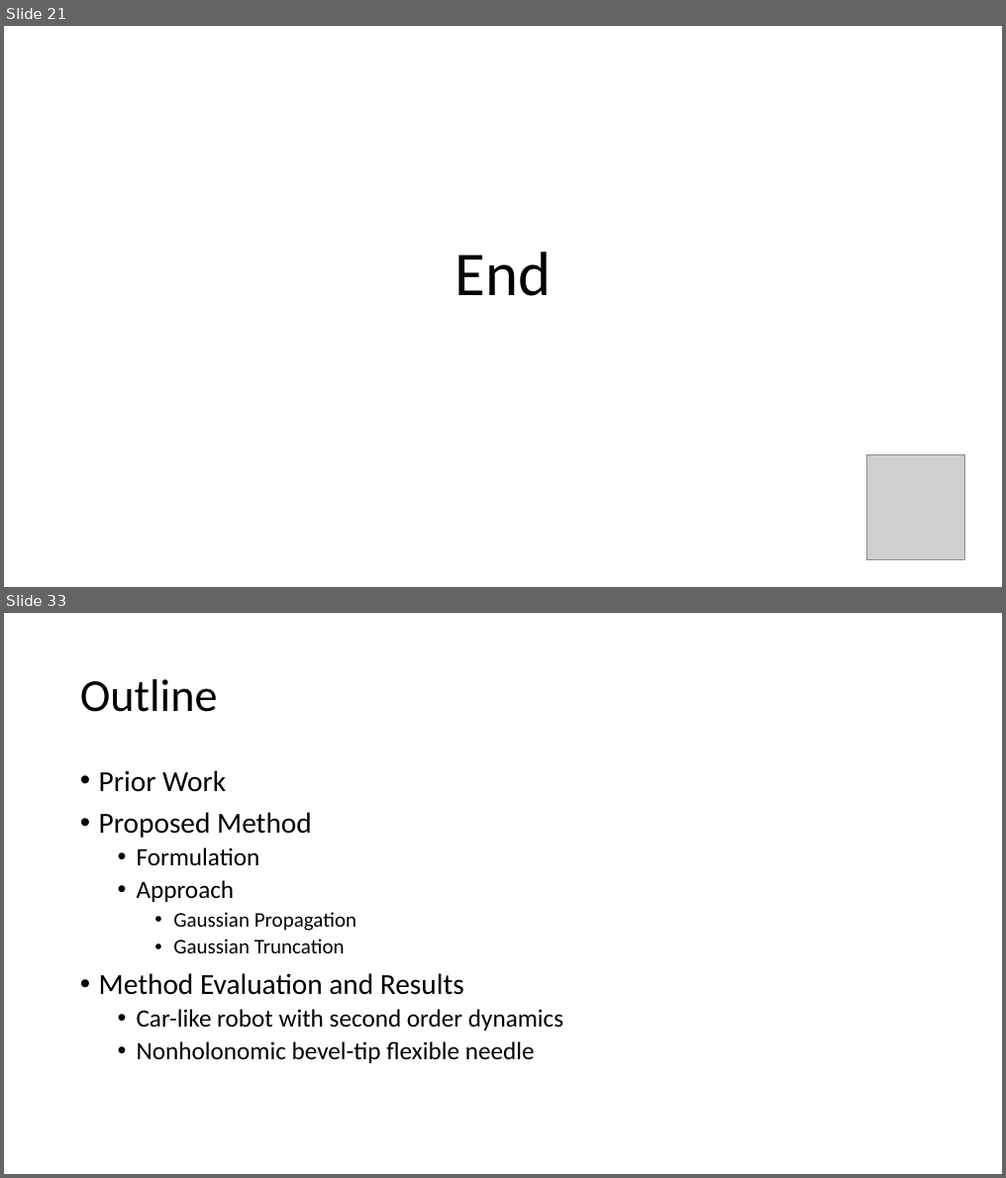
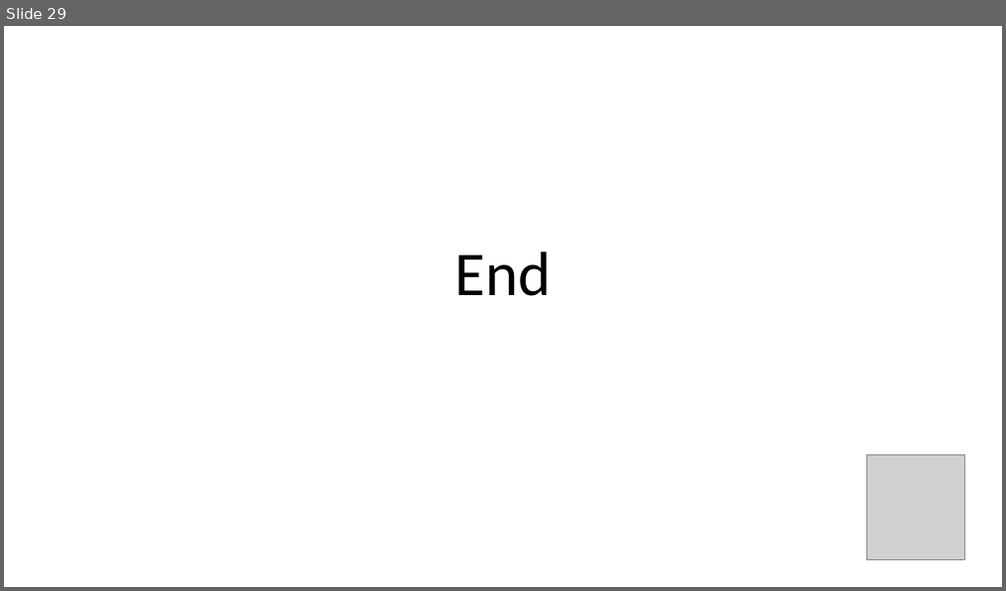
Before and after one commit to ajaayc/Probability-of-Collision-for-Safe-Planning, a slide deck: presentation_4.16.18/presentation_4.16.pptx. Shown one above the other, each under a label of ours: slides 21 and 33 before the commit, slide 29 after it; the slides between them are not shown. The pictures are 1006x1178 and 1006x591 pixels, drawn with LibreOffice and Linux fonts; fonts in the diff are those of the drawing; grey boxes stand for pictures. Boxes give left, top, right and bottom in pixels: in the first picture for what was removed or moved away, otherwise in the second. Text is boxed around its words. In the diff, an @@ line names an element or a change of style, - is before the commit and + after.

```diff
--- a/presentation_4.16.18/presentation_4.16.pptx
+++ b/presentation_4.16.18/presentation_4.16.pptx
@@ slide 33 removed at (4, 613, 1002, 1174), background #FFFFFF @@
@@ title removed at (80, 679, 218, 712) @@
-Outline
@@ text removed at (99, 770, 563, 1063) @@
-• Prior Work
-• Proposed Method
-  • Formulation
-  • Approach
-    • Gaussian Propagation
-    • Gaussian Truncation
-• Method Evaluation and Results
-  • Car-like robot with second order dynamics
-  • Nonholonomic bevel-tip flexible needle
@@ what was slide 21 is now slide 29 @@
```
Also in this commit, not shown: 13 slides changed, 9 slides added, 41 other slides removed, 5 other files.
